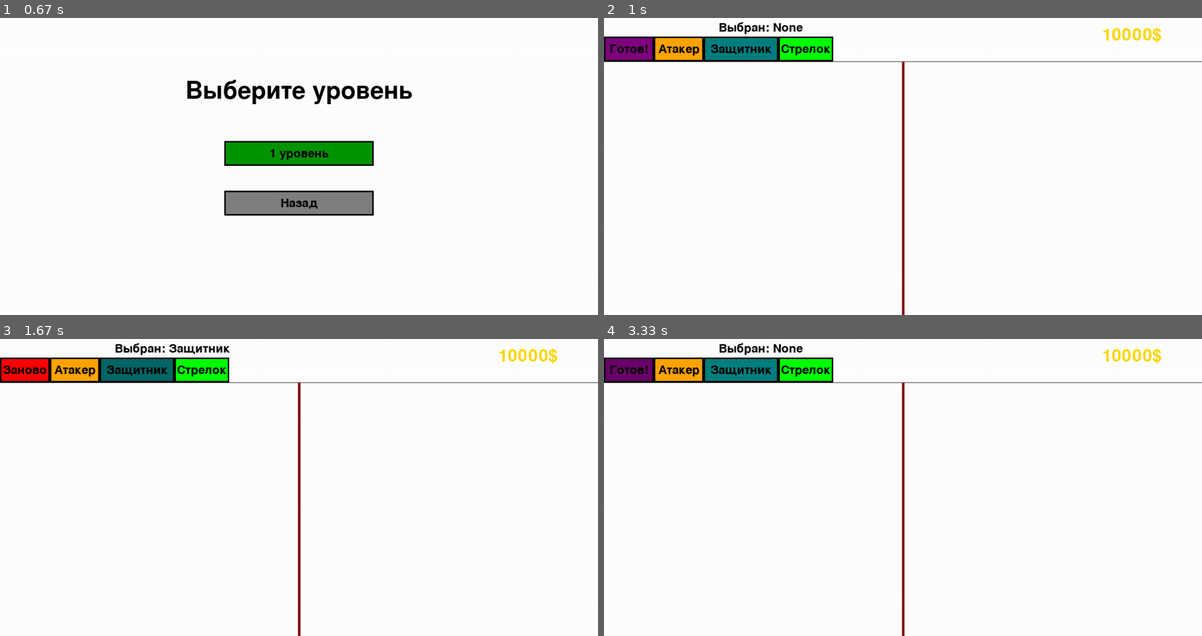
Above: before the commit, frames 1-4 (two rows, left to right).
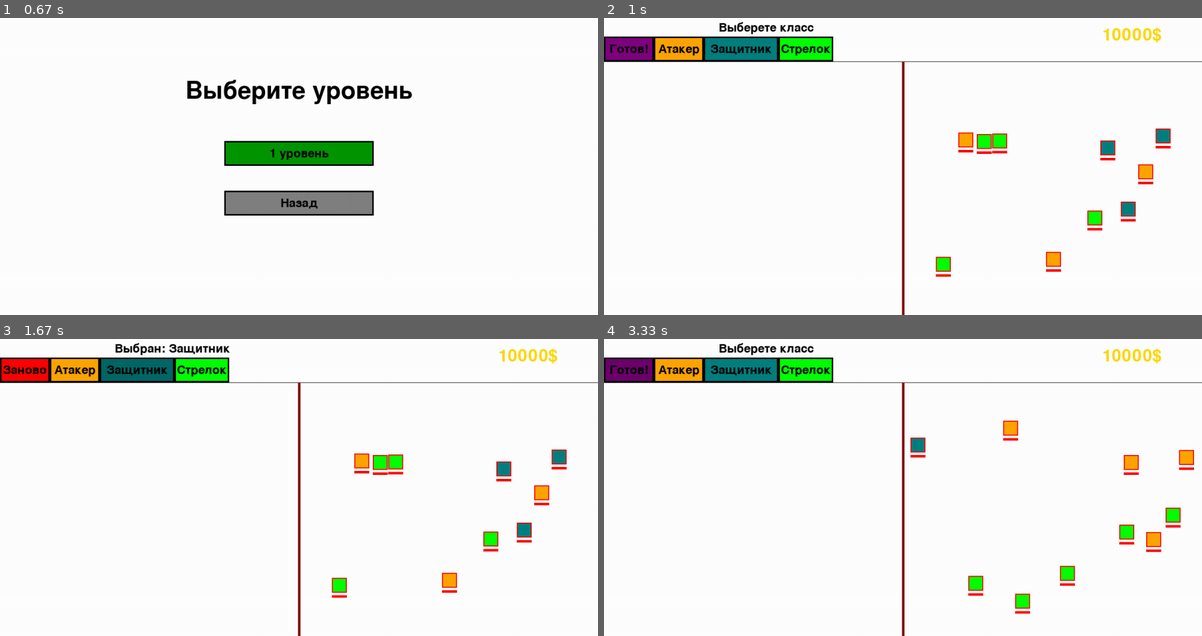
Above: after the commit, the same moments.

Repository: CALLIA121/Pygame
Game: pygame game, started from main2.py
Two runs of this game, one before a commit and one after it. Both use one fixed random seed, a clock stepped at 60 frames per second and the inputs below.
Inputs (mouse positions are in pixels of both pictures, inside the frame that each line leads up to):
- Up to frame 1 (0.67 s): click "Выбор уровня" at 0.38 s
- Up to frame 2 (1 s): click "1 уровень" at 0.72 s
- Up to frame 3 (1.67 s): click "Готов!" at 1.05 s; click (143, 374) at 1.38 s
- Up to frame 4 (3.33 s): click (759, 428) at 1.72 s; click (873, 564) at 2.05 s; click (885, 437) at 2.38 s; click (819, 425) at 2.72 s; click "Заново" at 3.05 s

Frame 1 is identical in both runs. In frame 2, 1.8% of the frame differs, in the area x 23-95%, y 1-88%; in frame 3, 1.6%; in frame 4, 1.8%, in the area x 23-99%, y 1-93%.

Commit message:
Add AI and enemy spawn

Diff:
--- a/main2.py
+++ b/main2.py
@@ -1,7 +1,9 @@
+import math
 import pygame
 import sys
 from pygame import MOUSEBUTTONDOWN
 from settings import *
+import random
 
 # Инициализация Pygame
 pygame.init()
@@ -20,7 +22,9 @@
 
 # Игровые переменные
 coins = 10000
+current_level = -1
 units = []
+enemy_units = []
 start = False
 typeLabel = 'None'
 currType = 'None'
@@ -32,6 +36,65 @@
         self.x = 0
         self.y = 0
         self.HP = typeHP[type]
+        self.max_HP = self.HP  # Запоминаем максимальное здоровье
+        self.isEnemy = False
+        self.speed = typeSpeed[type]
+        self.attack_range = typeDist[type]
+        self.damage = typeDamag[type]
+
+    def move(self, targets):
+        """ Двигается в сторону ближайшего врага, если расстояние больше 30 пикселей. """
+        if not targets:
+            return  # Если врагов нет, не двигаемся
+
+        # Находим ближайшего противника
+        nearest_enemy = min(targets, key=lambda enemy: math.dist(
+            (self.x, self.y), (enemy.x, enemy.y)))
+
+        # Вычисляем расстояние до противника
+        dx = nearest_enemy.x - self.x
+        dy = nearest_enemy.y - self.y
+        distance = math.sqrt(dx ** 2 + dy ** 2)
+
+        if distance > typeDist[self.type] - 10:  # Лимит на движение
+            # Нормализация вектора скорости
+            self.x += self.speed * (dx / distance)
+            self.y += self.speed * (dy / distance)
+
+    def attack(self, targets):
+        """ Атака всех врагов в радиусе typeDist. """
+        for target in targets:
+            distance = math.sqrt((self.x - target.x) **
+                                 2 + (self.y - target.y) ** 2)
+            if distance <= self.attack_range:
+                target.HP -= self.damage  # Наносим урон
+                if target.HP <= 0:
+                    targets.remove(target)  # Удаляем юнита, если HP <= 0
+
+    def draw(self, screen):
+        """ Отрисовка юнита и полоски HP. """
+        # Цвет юнита
+        color = typeColors.get(self.type, (0, 0, 0))
+        pygame.draw.rect(screen, color, (self.x - 15, self.y - 15, 30, 30))
+
+        # Обводка (красная для врагов, черная для союзников)
+        border_color = 'red' if self.isEnemy else 'black'
+        pygame.draw.rect(screen, border_color,
+                         (self.x - 15, self.y - 15, 30, 30), 2)
+
+        # Отрисовка полоски HP
+        hp_bar_width = 30  # Полная ширина полоски
+        hp_ratio = max(self.HP / self.max_HP, 0)  # Доля оставшегося HP
+        hp_width = int(hp_bar_width * hp_ratio)  # Реальная ширина
+
+        hp_color = (255, 0, 0) if self.isEnemy else (0, 255, 0)
+
+        pygame.draw.rect(screen, (50, 50, 50), (self.x -
+                         15, self.y + 20, hp_bar_width, 5))
+
+        # Рисуем полоску здоровья
+        pygame.draw.rect(screen, hp_color, (self.x -
+                         15, self.y + 20, hp_width, 5))
 
 
 class Button:
@@ -45,7 +108,8 @@
 
     def draw(self, screen):
         mouse_pos = pygame.mouse.get_pos()
-        color = self.hover_color if self.rect.collidepoint(mouse_pos) else self.color
+        color = self.hover_color if self.rect.collidepoint(
+            mouse_pos) else self.color
         pygame.draw.rect(screen, color, self.rect)
         pygame.draw.rect(screen, 'black', self.rect, 3)
         font = pygame.font.Font(None, 36)
@@ -74,13 +138,32 @@
 
 
 def start_level(level_num):
-    global current_screen, start, coins, units, currType, typeLabel
+    global current_screen, start, coins, units, currType, typeLabel, current_level
     current_screen = SCREENS["game"]
     start = False
     coins = 10000
     units = []
     currType = 'None'
     typeLabel = 'None'
+    current_level = level_num
+    spawn_enemies()  # Спавним врагов
+
+
+def spawn_enemies():
+    global enemy_units
+    enemy_units = []
+    while len(enemy_units) != 10:  # Количество врагов
+        x = random.randint(WIDTH // 2 + 20, WIDTH - 30)
+        y = random.randint(100, HEIGHT - 30)
+        verlap = any(
+            abs(unit.x - x) < 30 and abs(unit.y - y) < 30 for unit in enemy_units)
+        if not verlap:
+            typeN = random.randint(0, 2)
+            unit = Unit(tupeNum[typeN])
+            unit.x = x
+            unit.y = y
+            unit.isEnemy = True
+            enemy_units.append(unit)
 
 
 # Кнопки главного меню
@@ -128,7 +211,7 @@
 
 
 def startGame():
-    global start, startBtn, typeLabel, currType
+    global start, startBtn, typeLabel, currType, current_level
     if not start:
         start = True
         typeLabel = 'Lock'
@@ -143,6 +226,7 @@
         startBtn.text = 'Готов!'
         startBtn.color = (128, 0, 128)
         startBtn.hover_color = (108, 0, 108)
+        start_level(current_level)
         units.clear()
 
 
@@ -153,6 +237,7 @@
 
 
 # Основной цикл
+it = 0
 running = True
 while running:
     # Обработка событий
@@ -175,14 +260,18 @@
             if event.type == MOUSEBUTTONDOWN and event.button == 1:
                 if not start and currType != 'None':
                     x, y = event.pos
-                    if x < WIDTH / 2 and y > 90:
+                    if x < WIDTH / 2 - 15 and y > 105:
                         cost = typeCost.get(currType, 0)
                         if coins >= cost:
-                            unit = Unit(currType)
-                            unit.x = x
-                            unit.y = y
-                            units.append(unit)
-                            coins -= cost
+                            # Проверка на пересечение с уже существующими юнитами
+                            overlap = any(
+                                abs(unit.x - x) < 30 and abs(unit.y - y) < 30 for unit in units)
+                            if not overlap:
+                                unit = Unit(currType)
+                                unit.x = x
+                                unit.y = y
+                                units.append(unit)
+                                coins -= cost
 
     # Отрисовка
     screen.fill((255, 255, 255))
@@ -208,31 +297,56 @@
             btn.draw(screen)
 
     elif current_screen == SCREENS["game"]:
+        if start:  # Если бой начался
+            print(it)
+            it += 1
+            for unit in units:
+                unit.move(enemy_units)  # Двигается к врагам
+                if it % typeKD[unit.type] == 0:
+                    unit.attack(enemy_units)  # Атакует
+
+            for enemy in enemy_units:
+                enemy.move(units)  # Двигается к союзникам
+                if it % typeKD[enemy.type] == 0:
+                    enemy.attack(units)  # Атакует
+
         # Игровой интерфейс
         for btn in game_buttons:
             btn.draw(screen)
 
         # Юниты
         for unit in units:
-            color = typeColors.get(unit.type, (0, 0, 0))
-            pygame.draw.rect(screen, color, (unit.x - 15, unit.y - 15, 30, 30))
-            pygame.draw.rect(screen, 'black', (unit.x - 15, unit.y - 15, 30, 30), 2)
+            unit.draw(screen)
+
+        for unit in enemy_units:
+            unit.draw(screen)
 
         # Текстовые метки
         font = pygame.font.Font(None, 36)
-        status_text = 'Идет бой' if typeLabel == 'Lock' else f'Выбран: {typeLabel}'
+        if typeLabel == 'Lock':
+            status_text = 'Идет бой'
+        elif typeLabel == 'None':
+            status_text = f'Выберете класс'
+        else:
+            status_text = f'Выбран: {typeLabel}'
         text = font.render(status_text, True, 'black')
         screen.blit(text, ((100 + 350 + 110) // 2 - 50, 10))
 
         # Разделители
         pygame.draw.line(screen, (0, 0, 0), (0, 90), (WIDTH, 90), 1)
-        pygame.draw.line(screen, (128, 0, 0), (WIDTH // 2, 90), (WIDTH // 2, HEIGHT), 5)
+        pygame.draw.line(screen, (128, 0, 0), (WIDTH // 2, 90),
+                         (WIDTH // 2, HEIGHT), 5)
 
         # Монеты
         font = pygame.font.Font(None, 50)
         text = font.render(f'{coins}$', True, 'gold')
         screen.blit(text, (WIDTH - 200, 20))
 
+        x, y = pygame.mouse.get_pos()
+
+        if x < WIDTH / 2 - 15 and y > 105 and typeLabel != 'None':
+            pygame.draw.rect(screen, (150, 150, 150), (x - 15, y - 15, 30, 30))
+
     pygame.display.flip()
 
 pygame.quit()
--- a/settings.py
+++ b/settings.py
@@ -1,14 +1,23 @@
 typeRus = {
     'Attaker': 'Атакер', 'Defender': 'Защитник', 'Shooter': 'Стрелок'
+}
+tupeNum = {
+    0: 'Attaker', 1: 'Defender', 2: 'Shooter'
 }
 typeHP = {
     'Attaker': 50, 'Defender': 140, 'Shooter': 30
 }
 typeDamag = {
-    'Attaker': 40, 'Defender': 20, 'Shooter': 40
+    'Attaker': 10, 'Defender': 5, 'Shooter': 30
+}
+typeKD = {
+    'Attaker': 50, 'Defender': 70, 'Shooter': 200
 }
 typeDist = {
-    'Attaker': 20, 'Defender': 20, 'Shooter': 50
+    'Attaker': 50, 'Defender': 50, 'Shooter': 200
+}
+typeSpeed = {
+    'Attaker': 2, 'Defender': 1, 'Shooter': 1
 }
 typeCost = {
     'Attaker': 10, 'Defender': 50, 'Shooter': 50
